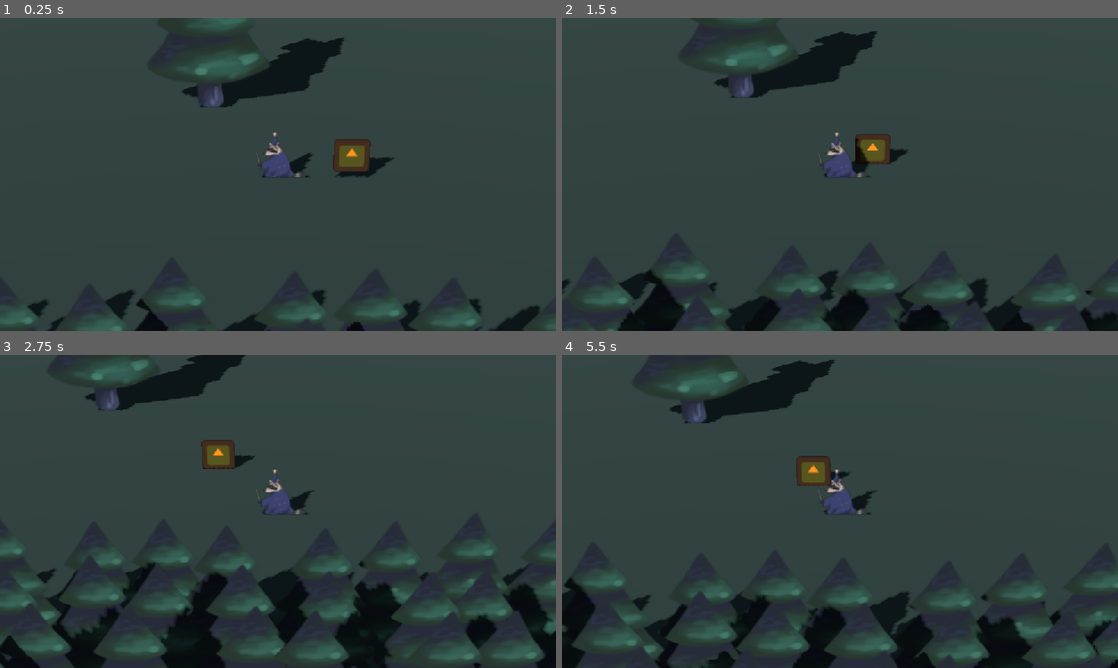
Above: before the commit, frames 1-4 (two rows, left to right).
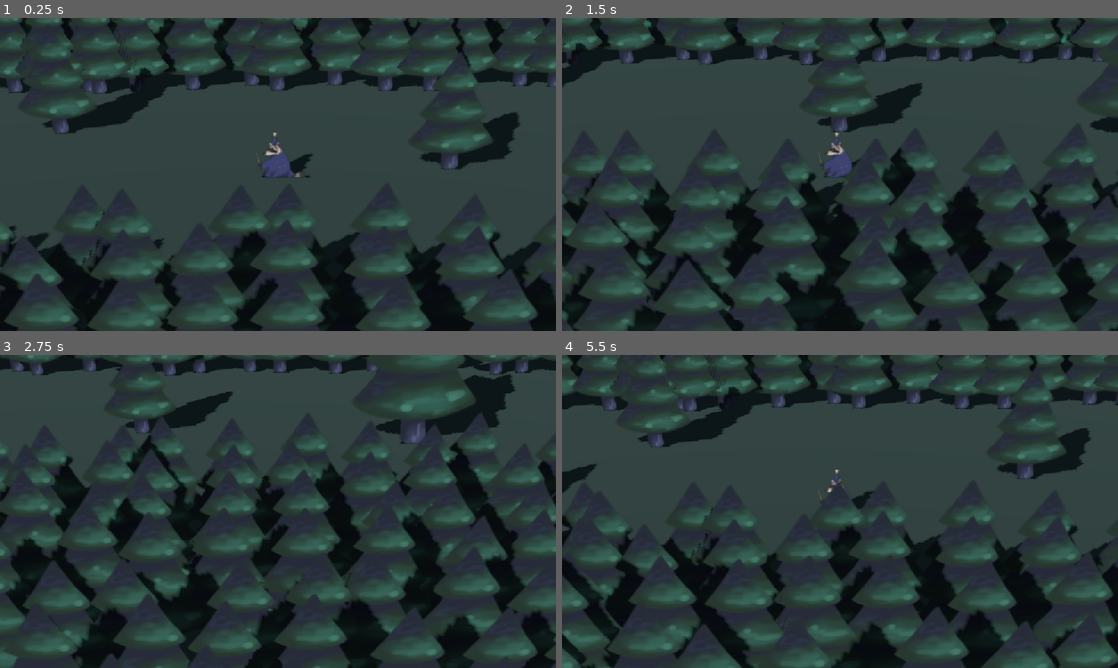
Above: after the commit, the same moments.

Repository: Golczewa/RacoonQuest
Game: Godot game, scene res://scenes/game.tscn
Two runs of this game, one before a commit and one after it. Both use one fixed random seed, a clock stepped at 60 frames per second and the inputs below. This scene is started directly instead of the project's main scene. The engine's default icon, where the game draws it, is replaced by a stand-in: a white triangle on a blue panel in a dark square.
Inputs:
- Up to frame 1 (0.25 s): no input
- Up to frame 2 (1.5 s): tap Enter (ui_accept) at 0.5, 0.77 s; hold D (move_right) 0.53-1.28 s; tap Space (action_primary) at 0.6 s; hold S (move_down) from 1.28 s (still down); tap E (switch_character) at 1.35 s
- Up to frame 3 (2.75 s): tap Enter (ui_accept) at 1.52 s; release S (move_down) at 2.03 s; hold D (move_right) from 2.03 s (still down); tap Space (action_primary) at 2.1 s
- Up to frame 4 (5.5 s): release D (move_right) at 2.78 s; hold W (move_up) 2.78-3.53 s; tap E (switch_character) at 2.85, 4.35 s; tap Enter (ui_accept) at 3.02, 3.77, 4.52 s; hold A (move_left) 3.53-5.03 s; tap Space (action_primary) at 3.6, 5.1 s; hold S (move_down) from 5.03 s (still down)

The runs differ from the first frame. In frame 1, 27% of the frame differs, in the area x 0-100%, y 0-100%; in frame 2, 31%; in frame 3, 38%; in frame 4, 31%.

Commit message:
added stones to forest 2

Diff:
--- a/scenes/game.tscn
+++ b/scenes/game.tscn
@@ -6,5 +6,6 @@
 [node name="Node3D" type="Node3D" unique_id=1575047435]
 
 [node name="Node3D2" parent="." unique_id=64266760 instance=ExtResource("2_yqjtg")]
+transform = Transform3D(1, 0, 0, 0, 1, 0, 0, 0, 1, 20.267975, 0, 6.537964)
 
 [node name="Node3D" parent="." unique_id=7942147 instance=ExtResource("2_lnu2h")]
--- a/scenes/map/forest/forest_room2.tscn
+++ b/scenes/map/forest/forest_room2.tscn
@@ -2,7 +2,9 @@
 
 [ext_resource type="PackedScene" uid="uid://c4ej0jbc8fsx7" path="res://scenes/props/tree_border.tscn" id="1_w4gpo"]
 [ext_resource type="PackedScene" uid="uid://4ci2ejvd1155" path="res://scenes/props/tree_with_box.tscn" id="2_6ugf7"]
+[ext_resource type="PackedScene" uid="uid://bunn0mo2ccril" path="res://scenes/props/tree.tscn" id="2_trxp7"]
 [ext_resource type="PackedScene" uid="uid://cx4jtv4imss6s" path="res://scenes/props/box.tscn" id="3_g460o"]
+[ext_resource type="PackedScene" uid="uid://d1ciccx0qcnvc" path="res://scenes/props/stone.tscn" id="4_e21fi"]
 
 [sub_resource type="ProceduralSkyMaterial" id="ProceduralSkyMaterial_evdi3"]
 sky_horizon_color = Color(0.66224277, 0.6717428, 0.6867428, 1)
@@ -51,18 +53,38 @@
 [node name="trees" type="Node3D" parent="." unique_id=2012477037]
 
 [node name="Node3D" parent="trees" unique_id=1886063575 instance=ExtResource("1_w4gpo")]
-transform = Transform3D(85.58076, 0, 0, 0, 1, 0, 0, 0, 22.05001, -0.9581833, 0, -22.24353)
+transform = Transform3D(85.58076, 0, 0, 0, 1, 0, 0, 0, 22.05001, -1.3123398, 0, -11.997314)
 
 [node name="Node3D2" parent="trees" unique_id=1688952918 instance=ExtResource("1_w4gpo")]
-transform = Transform3D(85.58076, 0, 0, 0, 1, 0, 0, 0, 22.05001, -0.9776058, 0, 34.42987)
+transform = Transform3D(85.58076, 0, 0, 0, 1, 0, 0, 0, 22.05001, -0.9776058, 0, 24.668884)
 
 [node name="Node3D5" parent="trees" unique_id=597940586 instance=ExtResource("1_w4gpo")]
 transform = Transform3D(15.727349, 0, 0, 0, 1.387, 0, 0, 0, 10.137208, 33.879807, 0, 18.221832)
+visible = false
 rand_seed = 30
 
 [node name="Node3D8" parent="trees" unique_id=1013579560 instance=ExtResource("1_w4gpo")]
 transform = Transform3D(15.727349, 0, 0, 0, 1.387, 0, 0, 0, 10.137208, 33.950317, 0, -6.096344)
+visible = false
 rand_seed = 30
+
+[node name="Node3D3" parent="trees" unique_id=885908942 instance=ExtResource("2_trxp7")]
+transform = Transform3D(1, 0, 0, 0, 1, 0, 0, 0, 1, -5.3598633, 0, 2.7131348)
+
+[node name="Node3D4" parent="trees" unique_id=844067517 instance=ExtResource("2_trxp7")]
+transform = Transform3D(1, 0, 0, 0, 1, 0, 0, 0, 1, -19.634033, 0, 2.923584)
+
+[node name="Node3D6" parent="trees" unique_id=935813724 instance=ExtResource("2_trxp7")]
+transform = Transform3D(1, 0, 0, 0, 1, 0, 0, 0, 1, 14.210785, 0, 7.153076)
+
+[node name="Node3D7" parent="trees" unique_id=1404481197 instance=ExtResource("2_trxp7")]
+transform = Transform3D(1, 0, 0, 0, 1, 0, 0, 0, 1, 34.476044, 0, 3.55188)
+
+[node name="Node3D9" parent="trees" unique_id=391197889 instance=ExtResource("2_trxp7")]
+transform = Transform3D(1, 0, 0, 0, 1, 0, 0, 0, 1, 28.815948, 0, 10.105103)
+
+[node name="Node3D10" parent="trees" unique_id=1088386223 instance=ExtResource("2_trxp7")]
+transform = Transform3D(1, 0, 0, 0, 1, 0, 0, 0, 1, -24.534622, 0, 8.838379)
 
 [node name="puzzle" type="Node3D" parent="." unique_id=140901573]
 
@@ -70,4 +92,7 @@
 transform = Transform3D(1, 0, 0, 0, 1, 0, 0, 0, 1, 2.8817596, 0, 6.055542)
 
 [node name="Node3D2" parent="puzzle" unique_id=1032443699 instance=ExtResource("3_g460o")]
-transform = Transform3D(1, 0, 0, 0, 1, 0, 0, 0, 1, -2.519226, 0.5218506, 0)
+transform = Transform3D(1, 0, 0, 0, 1, 0, 0, 0, 1, -7.7125854, 0.5218506, 6.4385605)
+
+[node name="StaticBody3D" parent="puzzle" unique_id=1976080715 instance=ExtResource("4_e21fi")]
+transform = Transform3D(1, 0, 0, 0, 1, 0, 0, 0, 1, -39.095, 0, 6.039833)
--- a/scenes/player_test.gd
+++ b/scenes/player_test.gd
@@ -1,6 +1,6 @@
 extends CharacterBody3D
 
-const SPEED = 5.0
+const SPEED = 10.0
 const JUMP_VELOCITY = 4.5
 
 @onready var sprite: AnimatedSprite3D = $Sprite3D
--- a/scenes/props/stone.tscn
+++ b/scenes/props/stone.tscn
@@ -2,7 +2,50 @@
 
 [ext_resource type="Texture2D" uid="uid://bjhnmx4vfx0vp" path="res://icon.svg" id="1_awwim"]
 
+[sub_resource type="BoxShape3D" id="BoxShape3D_jiq1j"]
+size = Vector3(2.6069846, 2.6896248, 14.245213)
+
+[sub_resource type="BoxShape3D" id="BoxShape3D_awwim"]
+size = Vector3(12.593763, 4.3453007, 14.245213)
+
 [node name="StaticBody3D" type="StaticBody3D" unique_id=1976080715]
 
 [node name="Sprite3D" type="Sprite3D" parent="." unique_id=2125799648]
+transform = Transform3D(10, 0, 0, 0, 3.416833, 0, 0, 0, 4.938, 0, 2.1925387, 0)
+modulate = Color(0.21950102, 0.21950102, 0.21950102, 1)
+billboard = 2
+shaded = true
+alpha_cut = 2
 texture = ExtResource("1_awwim")
+
+[node name="Sprite3D2" type="Sprite3D" parent="." unique_id=1918019273]
+transform = Transform3D(5, 0, 0, 0, 2.1478114, 0, 0, 0, 2.469, 5.8264456, 1.3883109, 1.707861)
+modulate = Color(0.21950102, 0.21950102, 0.21950102, 1)
+billboard = 2
+shaded = true
+alpha_cut = 2
+texture = ExtResource("1_awwim")
+
+[node name="Sprite3D3" type="Sprite3D" parent="." unique_id=1147894874]
+transform = Transform3D(5, 0, 0, 0, 2.385, 0, 0, 0, 2.469, 0.5245209, 1.4197221, -1.6515551)
+modulate = Color(0.21950102, 0.21950102, 0.21950102, 1)
+billboard = 2
+shaded = true
+alpha_cut = 2
+texture = ExtResource("1_awwim")
+
+[node name="Sprite3D4" type="Sprite3D" parent="." unique_id=1802412949]
+transform = Transform3D(7.3226814, 0, 0, 0, 6.792766, 0, 0, 0, 4.938, -0.5723765, 4.387036, 2.857544)
+modulate = Color(0.21950102, 0.21950102, 0.21950102, 1)
+billboard = 2
+shaded = true
+alpha_cut = 2
+texture = ExtResource("1_awwim")
+
+[node name="CollisionShape3D2" type="CollisionShape3D" parent="." unique_id=1657744997]
+transform = Transform3D(1, 0, 0, 0, 1, 0, 0, 0, 1, 7.757641, 1.4157352, 0.16687965)
+shape = SubResource("BoxShape3D_jiq1j")
+
+[node name="CollisionShape3D" type="CollisionShape3D" parent="." unique_id=660658090]
+transform = Transform3D(1, 0, 0, 0, 1, 0, 0, 0, 1, 0.09384608, 2.268159, 0.16687965)
+shape = SubResource("BoxShape3D_awwim")
